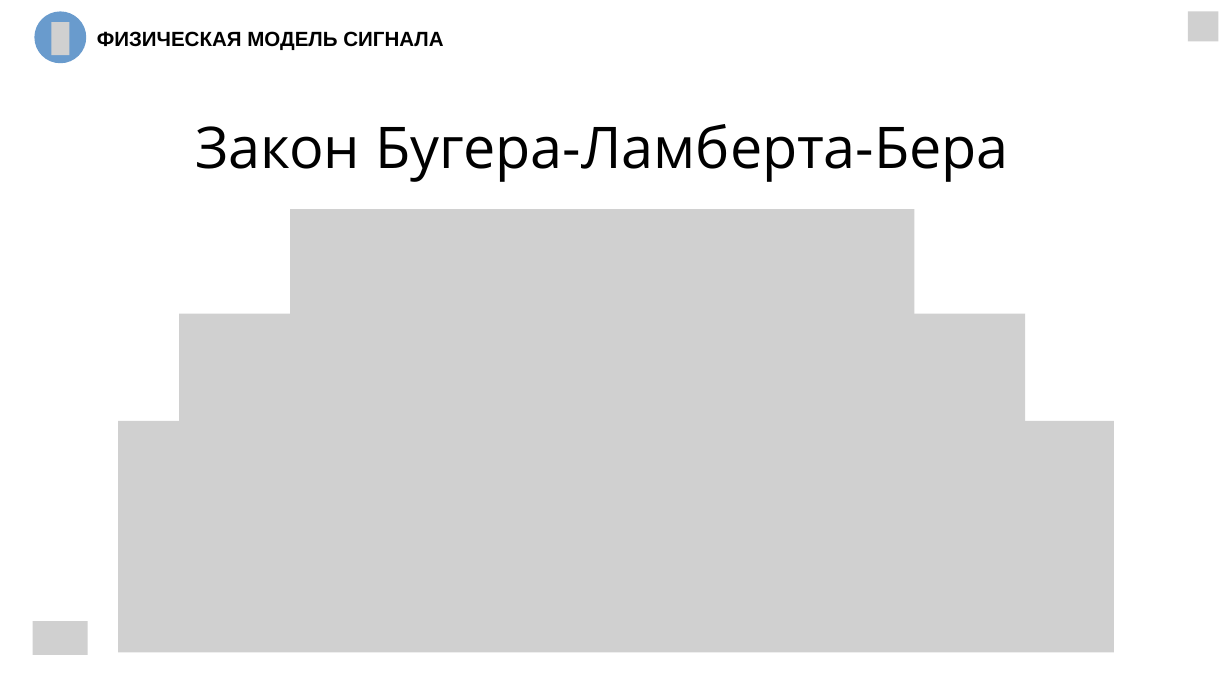
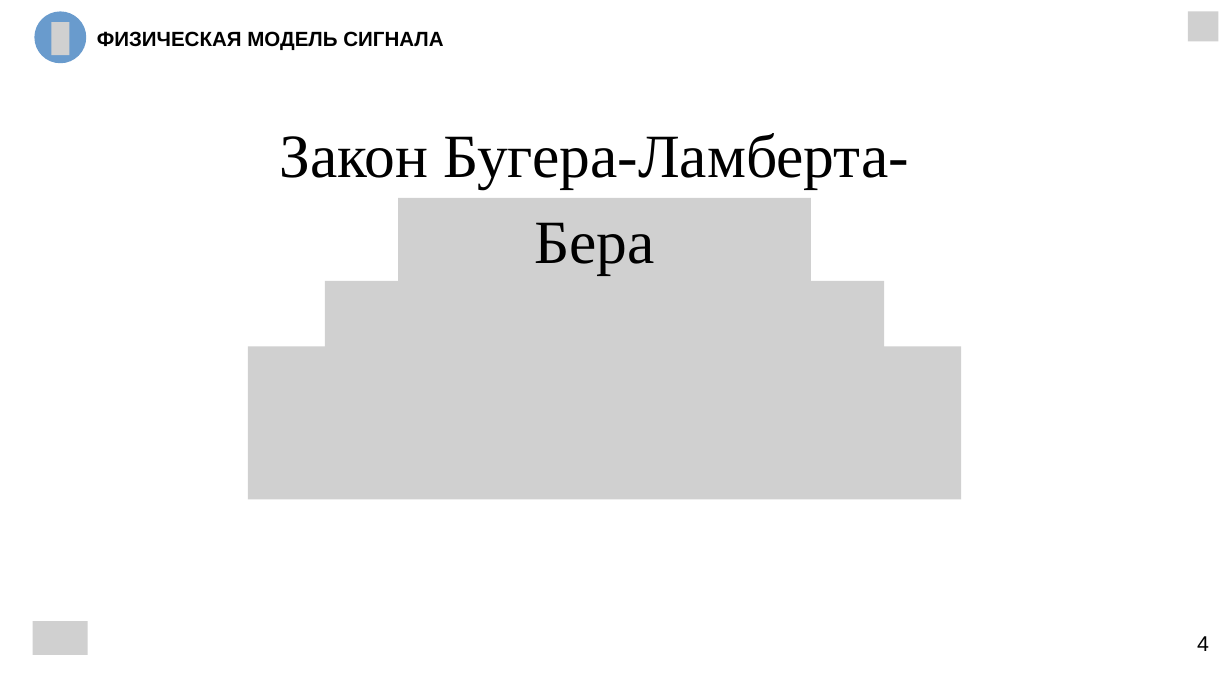
Before and after one commit to ByterGame/Coursework2026, a slide deck: slide 4 of Pyrkov.pptx. Drawn at 1232x693 pixels with LibreOffice and Linux fonts; fonts in the diff are those of the drawing; grey boxes stand for pictures. Boxes give left, top, right and bottom in pixels: in the first picture for what was removed or moved away, otherwise in the second. Text is boxed around its words. In the diff, an @@ line names an element or a change of style, - is before the commit and + after.

```diff
--- a/Pyrkov.pptx
+++ b/Pyrkov.pptx
@@ text "Закон Бугера-Ламберта-Бера": place and size @@
-text "Закон Бугера-Ламберта-Бера" at [195,124,1009,182]
+text "Закон Бугера-Ламберта-Бера" at [280,133,909,275]
@@ text "Закон Бугера-Ламберта-Бера" at [280,133,909,275]: size 67.1 to 71.9 pt, font Open Sans to Times New Roman; line spacing 94pt to 100.7pt @@
@@ picture: place and size @@
-picture at [290,209,914,334]
+picture at [398,198,811,281]
@@ picture: place and size @@
-picture at [179,314,1026,444]
+picture at [325,281,884,360]
@@ picture: place and size @@
-picture at [118,421,1114,652]
+picture at [248,346,961,499]
@@ text added at [1197,636,1209,651], 25 pt, text #000000 @@
+4
```
Also in this commit, not shown: 12 other slides changed.
